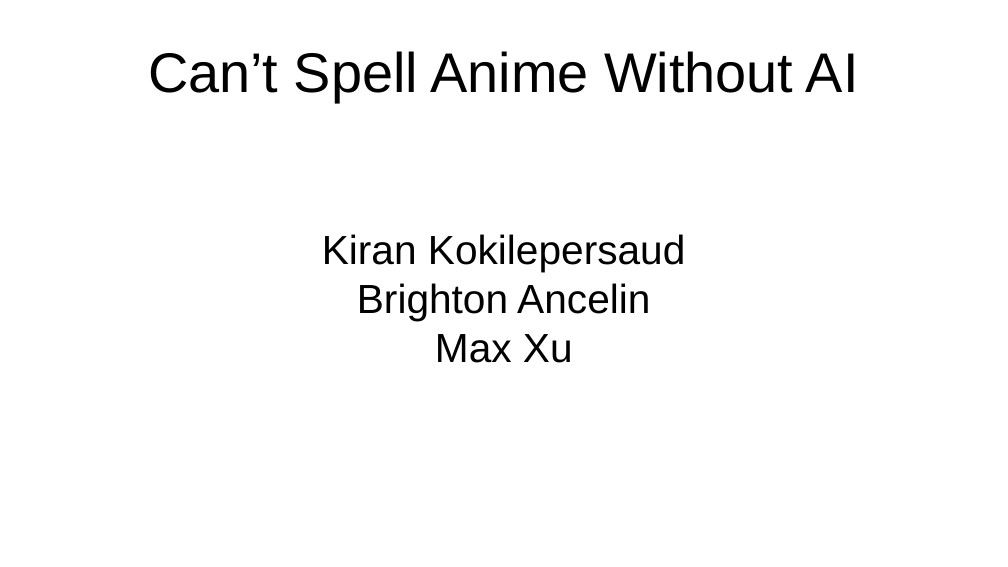
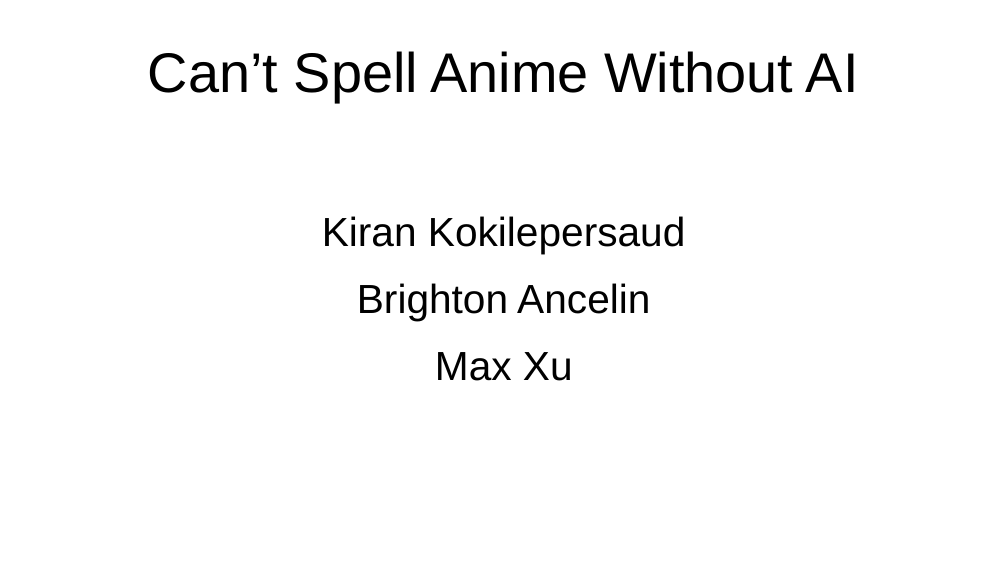
Before and after one commit to kkokilep/Cant-Spell-Anime-Without-AI, a slide deck: slide 1 of presentation/presentation-0.odp. Drawn at 1008x567 pixels with LibreOffice and Linux fonts; fonts in the diff are those of the drawing. Boxes give left, top, right and bottom in pixels: in the first picture for what was removed or moved away, otherwise in the second. Text is boxed around its words. In the diff, an @@ line names an element or a change of style, - is before the commit and + after.

```diff
--- a/presentation/presentation-0.odp
+++ b/presentation/presentation-0.odp
@@ subtitle "Kiran Kokilepersaud" at (322, 216, 686, 381): more space between paragraphs @@
```
Also in this commit, not shown: 20 other slides changed, 1 slide added, 1 slide removed.
